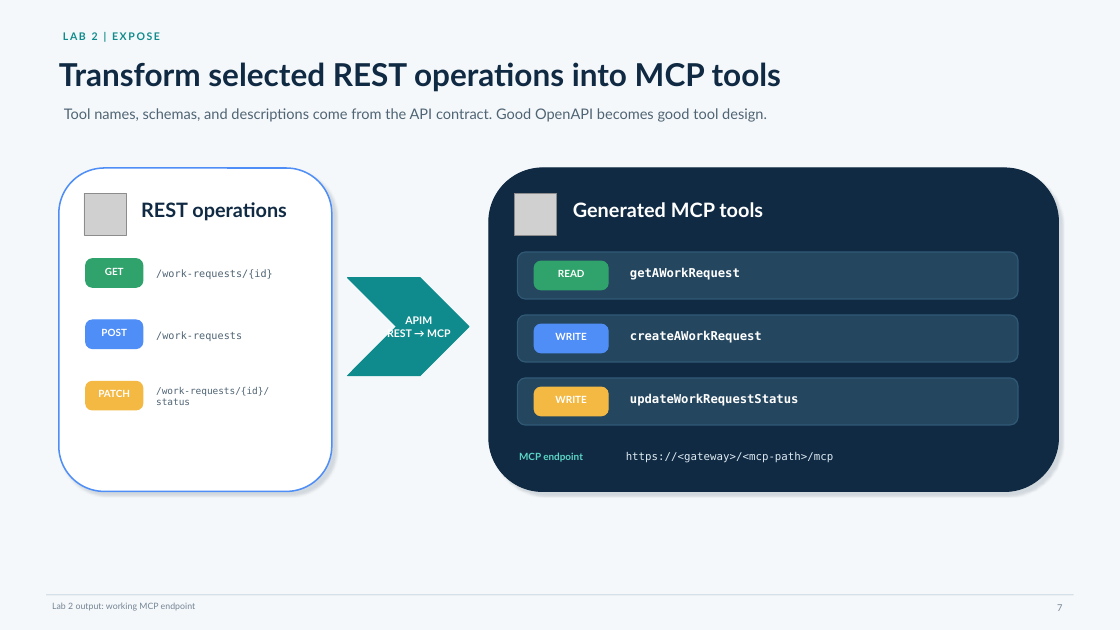
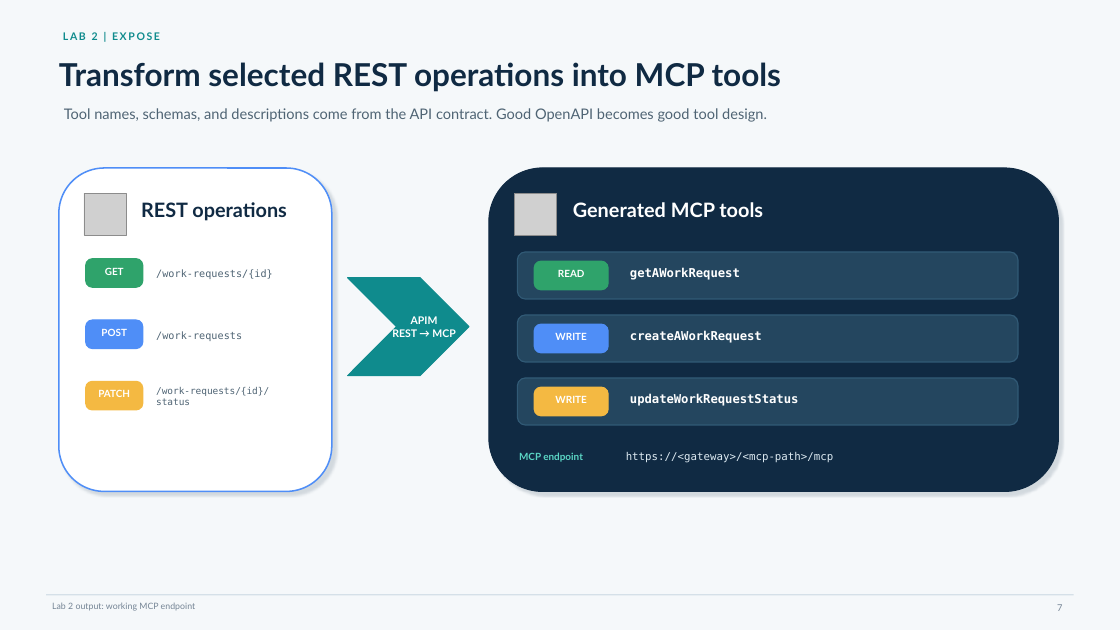
Before and after one commit to yurilausberg/foundry-apim-mcp-workshop, a slide deck: slide 7 of docs/foundry-apim-mcp-workshop.pptx. Drawn at 1120x630 pixels with LibreOffice and Linux fonts; fonts in the diff are those of the drawing; grey boxes stand for pictures. Boxes give left, top, right and bottom in pixels: in the first picture for what was removed or moved away, otherwise in the second. Text is boxed around its words. In the diff, an @@ line names an element or a change of style, - is before the commit and + after.

```diff
--- a/docs/foundry-apim-mcp-workshop.pptx
+++ b/docs/foundry-apim-mcp-workshop.pptx
@@ text "APIM": place and size @@
-text "APIM" at (387,316,450,337)
+text "APIM" at (392,316,455,337)
```
